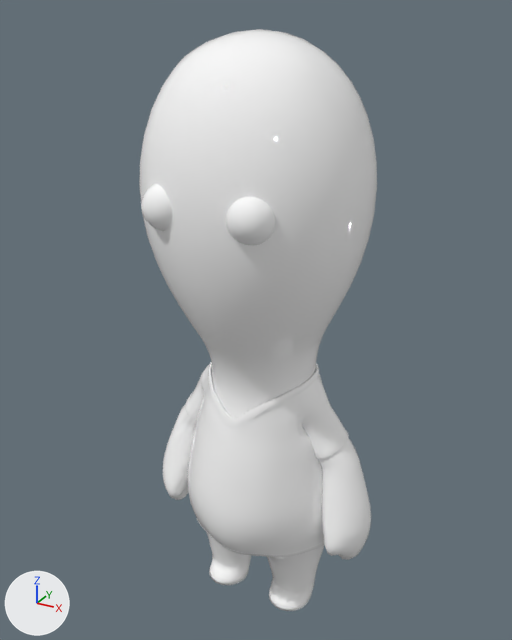
An edit to the FBX model ForTheSweet/ForTheSweet/resource/character/weak_attack_3.FBX, drawn before and after from the same camera.
One viewpoint serves both versions: a 50 mm lens placed at (0.452, -0.843, 0.911), pointed at (-0.011, -0.002, 0.49). Arrows for +X, +Y and +Z are at lower left; the lights stay in place. Vertices at the same position are counted once.

Objects in the first picture: 'node_id33'.
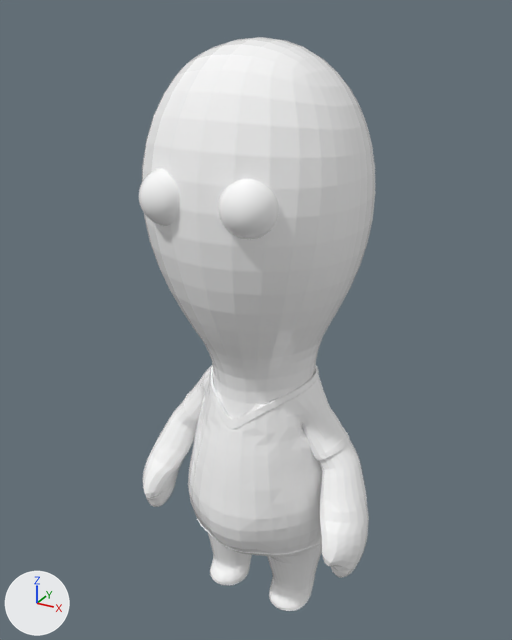
Location of each change, [x1, y1, x2, y2] in pixels of the pictures (512 x 640 px; the box of a moved part takes in the faces that stretch with it):
'node_id33', reshaped, rescaled
    before: [139, 29, 377, 611]
    after: [139, 37, 375, 611]
part 1 of me_mesh, moved or reshaped
    before: [141, 184, 371, 605]
    after: [139, 37, 369, 605]

The change, as a list of edits to the scene's bpy script:
```text
Change me_mesh:
    used by ob_node_id33; location = (0.0, 0.0, 0.001); rotation_euler = (1.571, 0.0, 0.0), in degrees (90, 0, 0); scale = (0.0057, 0.0057, 0.0057)
    remove me_mesh.from_pydata(...)  # 4452 vertices, 8302 faces; spans x -33.0..33.0, y 0.0..156.0, z -24.0..30.0
    add me_mesh.from_pydata(...)  # 3996 vertices, 7112 faces; spans x -35.0..35.0, y 0.0..156.0, z -25.0..32.0
    me_mesh part 1: 399 vertices moved from x -33.0..33.0, y 0.0..126.0, z -10.0..30.0 to x -35.0..33.0, y 0.0..128.0, z -10.0..31.0; 1799 vertices removed from x -32.0..33.0, y 0.0..126.0, z -16.0..30.0; 1346 vertices added at x -35.0..35.0, y 0.0..156.0, z -25.0..32.0
Change ob_node_id33:
    ob_node_id33.scale: (0.0057, 0.0057, 0.0057) -> (0.00563, 0.00563, 0.00563)
```
